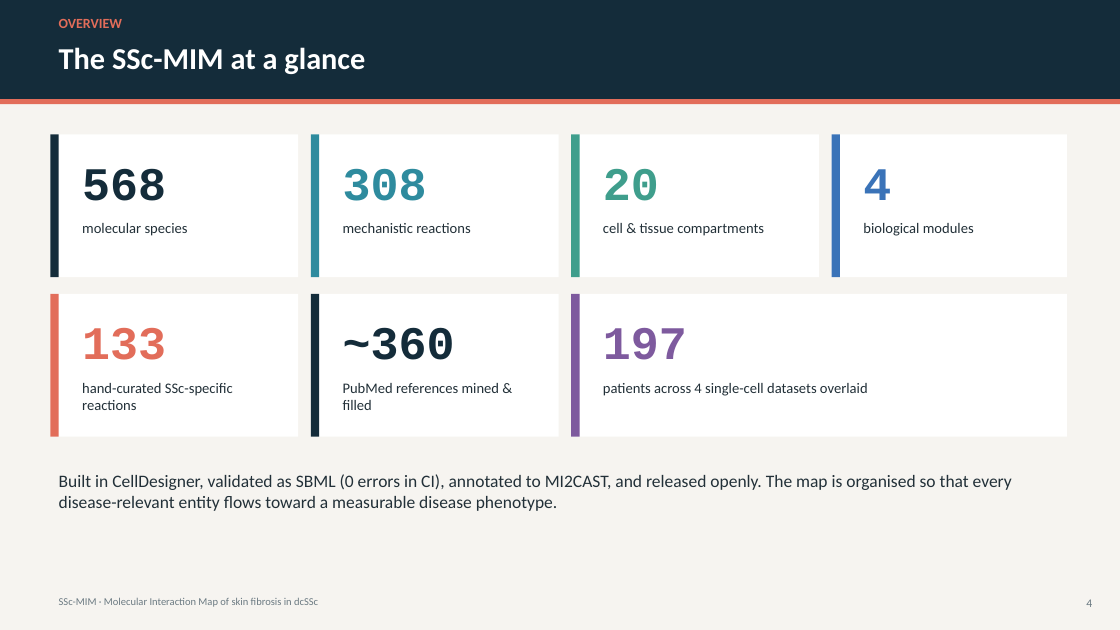
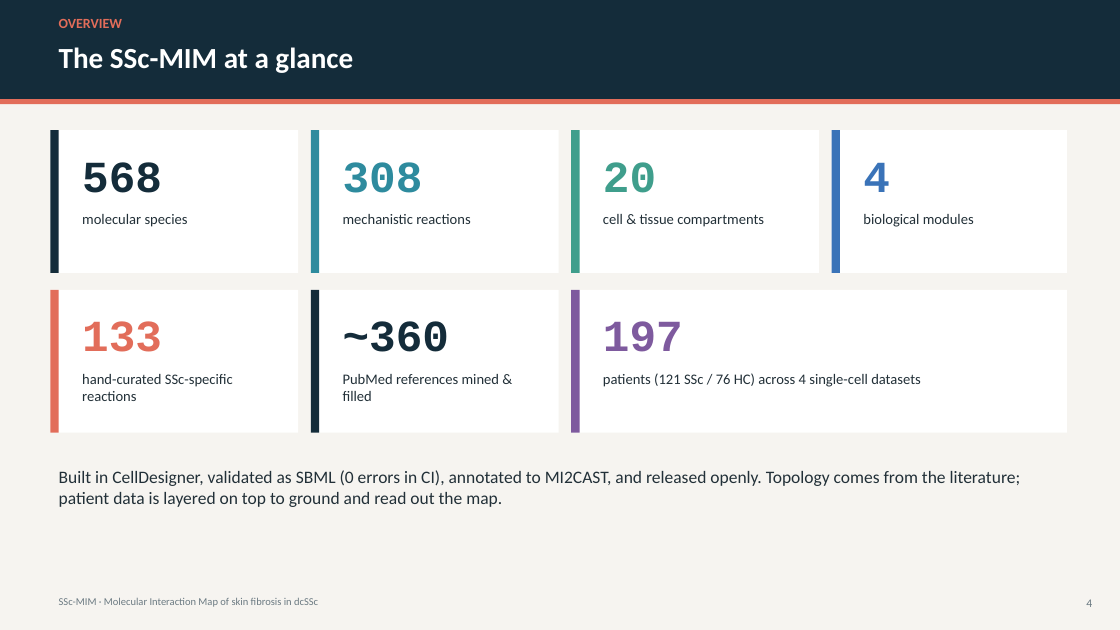
Before and after one commit to Nurtal/IDT_SSc_map, a slide deck: slide 4 of docs/SSc_MIM_presentation.pptx. Drawn at 1120x630 pixels with LibreOffice and Linux fonts; fonts in the diff are those of the drawing. Boxes give left, top, right and bottom in pixels: in the first picture for what was removed or moved away, otherwise in the second. Text is boxed around its words. In the diff, an @@ line names an element or a change of style, - is before the commit and + after.

```diff
--- a/docs/SSc_MIM_presentation.pptx
+++ b/docs/SSc_MIM_presentation.pptx
@@ text at (x1=59, y1=47, x2=353, y2=73): size 26 to 25 pt in "The SSc-MIM at a glance" @@
@@ 14 rectangles moved together from (x1=50, y1=134, x2=1067, y2=437) to (x1=50, y1=130, x2=1067, y2=433) @@
@@ text at (x1=82, y1=162, x2=162, y2=193): size 40 to 38 pt in "568" @@
@@ text at (x1=343, y1=162, x2=423, y2=193): size 40 to 38 pt in "308" @@
@@ text at (x1=603, y1=162, x2=656, y2=193): size 40 to 38 pt in "20" @@
@@ text at (x1=863, y1=162, x2=890, y2=192): size 40 to 38 pt in "4" @@
@@ text at (x1=82, y1=321, x2=162, y2=352): size 40 to 38 pt in "133" @@
@@ text at (x1=343, y1=321, x2=449, y2=352): size 40 to 38 pt in "~360" @@
@@ text at (x1=603, y1=321, x2=683, y2=352): size 40 to 38 pt in "197" @@
@@ text at (x1=603, y1=373, x2=921, y2=387): text changed @@
-patients across 4 single-cell datasets overlaid
+patients (121 SSc / 76 HC) across 4 single-cell datasets
@@ text at (x1=59, y1=470, x2=1021, y2=507): text changed @@
-Built in CellDesigner, validated as SBML (0 errors in CI), annotated to MI2CAST, and released openly. The map is organised so that every disease-relevant entity flows toward a measurable disease phenotype.
+Built in CellDesigner, validated as SBML (0 errors in CI), annotated to MI2CAST, and released openly. Topology comes from the literature; patient data is layered on top to ground and read out the map.
```
Also in this commit, not shown: 11 other slides changed, 4 slides added, 1 slide removed, 3 other files.
